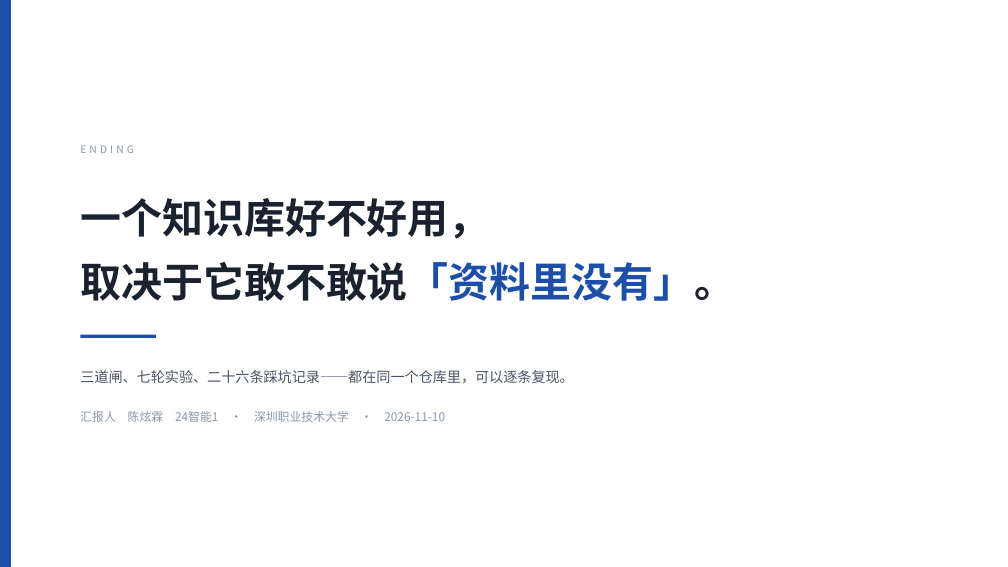
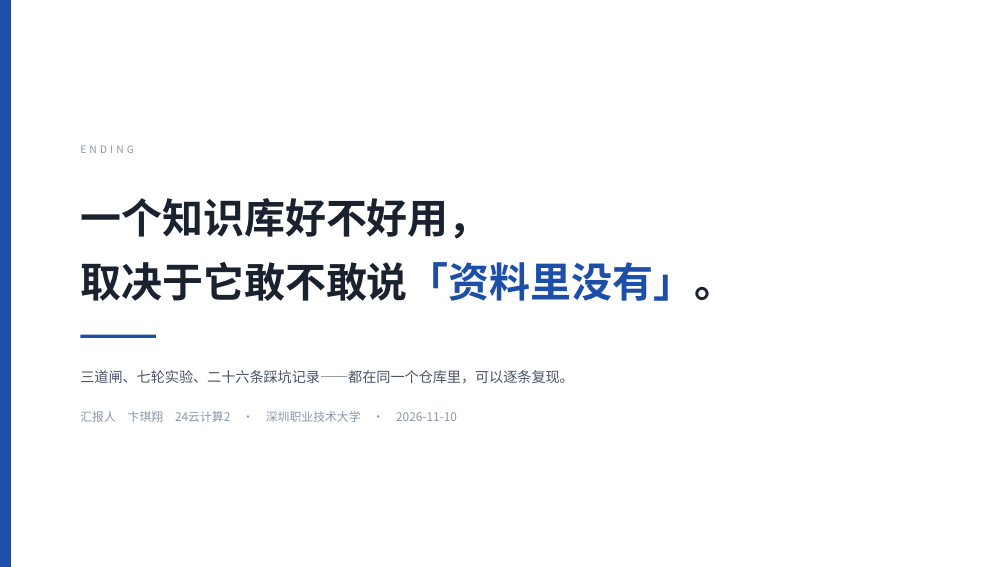
Before and after one commit to NanMuXPY/rag-kb-platform, a slide deck: slide 20 of docs/汇报PPT/汇报PPT.pptx. Drawn at 1008x567 pixels with LibreOffice and Linux fonts; fonts in the diff are those of the drawing. Boxes give left, top, right and bottom in pixels: in the first picture for what was removed or moved away, otherwise in the second. Text is boxed around its words. In the diff, an @@ line names an element or a change of style, - is before the commit and + after.

Commit message:
docs: 交付材料署名暂改为 卞琪翔 24云计算2（README / PPT 首页与封底 / 两份 Word）

```diff
--- a/docs/汇报PPT/汇报PPT.pptx
+++ b/docs/汇报PPT/汇报PPT.pptx
@@ text at <box>80,411,457,422</box>: text changed @@
-汇报人 陈炫霖 24智能1 · 深圳职业技术大学 · 2026-11-10
+汇报人 卞琪翔 24云计算2 · 深圳职业技术大学 · 2026-11-10
```
Also in this commit, not shown: 1 other slide changed, 3 other files.
